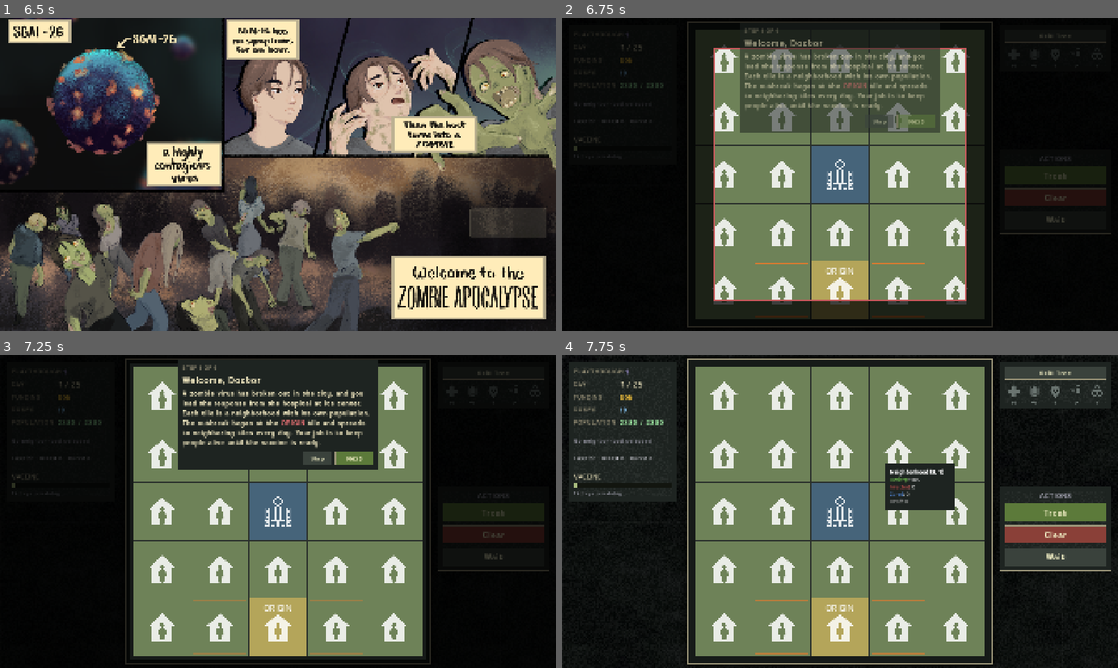
Above: before the commit, frames 1-4 (two rows, left to right).
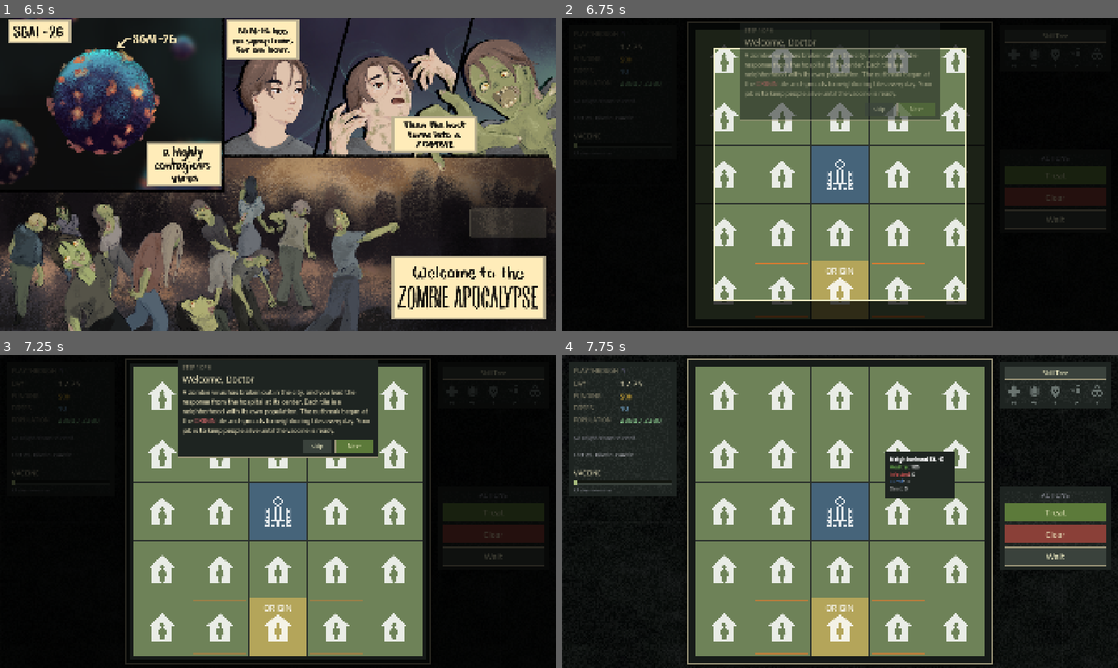
Above: after the commit, the same moments.

Repository: yuleedev/sgai-26
Game: Godot game, scene res://scenes/start_screen.tscn
Same seed, same stepped clock (60 frames per second), same inputs: the game is played once before the commit and once after it. Sound files missing from this copy of the repository are replaced by a short silence.
Inputs (mouse positions are in pixels of both pictures, inside the frame that each line leads up to):
- Up to frame 1 (6.5 s): tap Enter (ui_accept) at 0.5, 0.77, 1.52, 3.02, 3.77, 4.52, 6.02 s; move the mouse to (400, 158) at 0.52 s; click (400, 158) at 0.67 s; move the mouse to (166, 190) at 1.27 s; click (166, 190) at 1.42 s; move the mouse to (333, 105) at 2.02 s; click (333, 105) at 2.17 s; move the mouse to (250, 237) at 2.77 s; click (250, 237) at 2.92 s; move the mouse to (444, 221) at 3.52 s; click (444, 221) at 3.67 s; move the mouse to (111, 127) at 4.27 s; click (111, 127) at 4.42 s; move the mouse to (305, 174) at 5.02 s; click (305, 174) at 5.17 s; move the mouse to (194, 96) at 5.77 s; click (194, 96) at 5.92 s
- Up to frame 2 (6.75 s): click "START" at 6.5 s
- Up to frame 3 (7.25 s): no input
- Up to frame 4 (7.75 s): click "Skip" at 7.25 s

Frame 1 is identical in both runs. In frame 2, 5.0% of the frame differs, in the area x 2-99%, y 3-91%; in frame 3, 5.6%, in the area x 2-99%, y 3-70%; in frame 4, 3.3%.

Commit message:
tutorial ui fix

Diff:
--- a/scenes/analysis_screen.tscn
+++ b/scenes/analysis_screen.tscn
@@ -1,7 +1,6 @@
+[gd_scene format=3 uid="uid://cepu8d74t12lb"]
 
-[gd_scene load_steps = 3 format=3 uid="uid://cepu8d74t12lb"]
-
-[ext_resource type="Script" path="res://scripts/ui/analysis_screen.gd" id="1_analysis"]
+[ext_resource type="Script" uid="uid://ca8sb84ysingj" path="res://scripts/ui/analysis_screen.gd" id="1_analysis"]
 [ext_resource type="Texture2D" uid="uid://bjbrdeagw3nfi" path="res://assets/start screen/background.png" id="2_background"]
 
 [node name="AnalysisScreen" type="Control" unique_id=765984175]
--- a/scripts/core/game_manager.gd
+++ b/scripts/core/game_manager.gd
@@ -1184,7 +1184,7 @@
 	vbox.add_child(vaccine_progress)
 
 	vaccine_days_label = Label.new()
-	vaccine_days_label.add_theme_font_override("font", _make_ui_font())  # caption text -- condensed font, not the display one
+	vaccine_days_label.add_theme_font_override("font", _make_ui_font())
 	vaccine_days_label.add_theme_font_size_override("font_size", 16)
 	vaccine_days_label.add_theme_color_override("font_color", Color(0.6, 0.6, 0.65))
 	vbox.add_child(vaccine_days_label)
--- a/scripts/ui/hud_style.gd
+++ b/scripts/ui/hud_style.gd
@@ -19,12 +19,7 @@
 	return style
 
 static func make_ui_font() -> Font:
-	# the one shared body/label font, used everywhere except the few "display"
-	# moments (day count, vaccine countdown) that intentionally use Bangers instead
-	var variation := FontVariation.new()
-	variation.base_font = load("res://assets/Coolvetica Rg.otf")
-	variation.spacing_glyph = 3  # condensed fonts read cramped at zero tracking
-	return variation
+	return load("res://assets/Play-Regular.ttf")
 
 static func style_button(btn: Button, fill_color: Color) -> void:
 	var normal := StyleBoxFlat.new()
--- a/scripts/ui/tutorial.gd
+++ b/scripts/ui/tutorial.gd
@@ -3,7 +3,7 @@
 signal finished
 
 const DIM_COLOR := Color(0, 0, 0, 0.74)
-const HIGHLIGHT_COLOR := Color(0.79, 0.35, 0.36)  # spotlight-rect only, not panel/text chrome
+const HIGHLIGHT_COLOR := Color("F0EDC4")  # spotlight-rect only, not panel/text chrome -- same value as Palette.HIGHLIGHT_BONE
 const HIGHLIGHT_PAD := 12.0
 const TOOLTIP_WIDTH := 400.0
 const TOOLTIP_WIDTH_MEDIUM := 540.0
